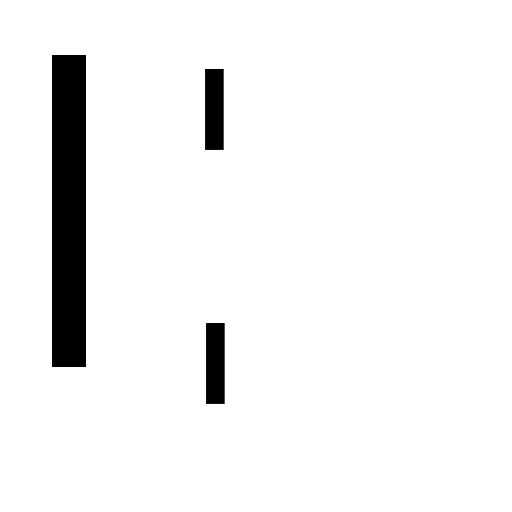
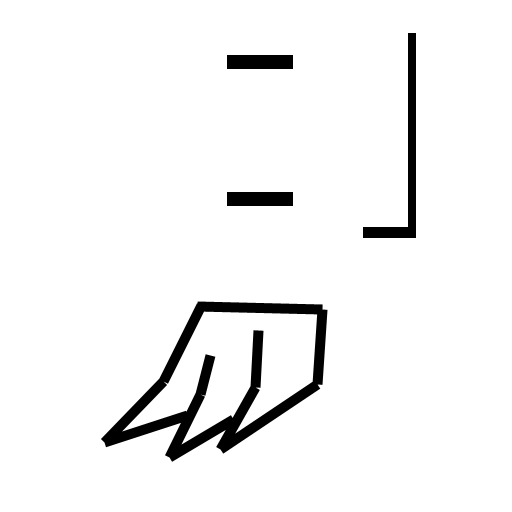
Two versions of the same layered image (512×512). Layer-by-layer changes:
removed layer "Layer 1" over [205, 69, 225, 404]
added layer "Shape 2" above "Happy Mouth" over [101, 301, 328, 462]
added layer "Happy Mouth" above "Layer 2 copy" over [363, 33, 416, 238]
added layer "Layer 2 copy" above "Happy Eyes" over [227, 55, 293, 206]
removed layer "Straight Mouth" over [52, 55, 86, 367]
